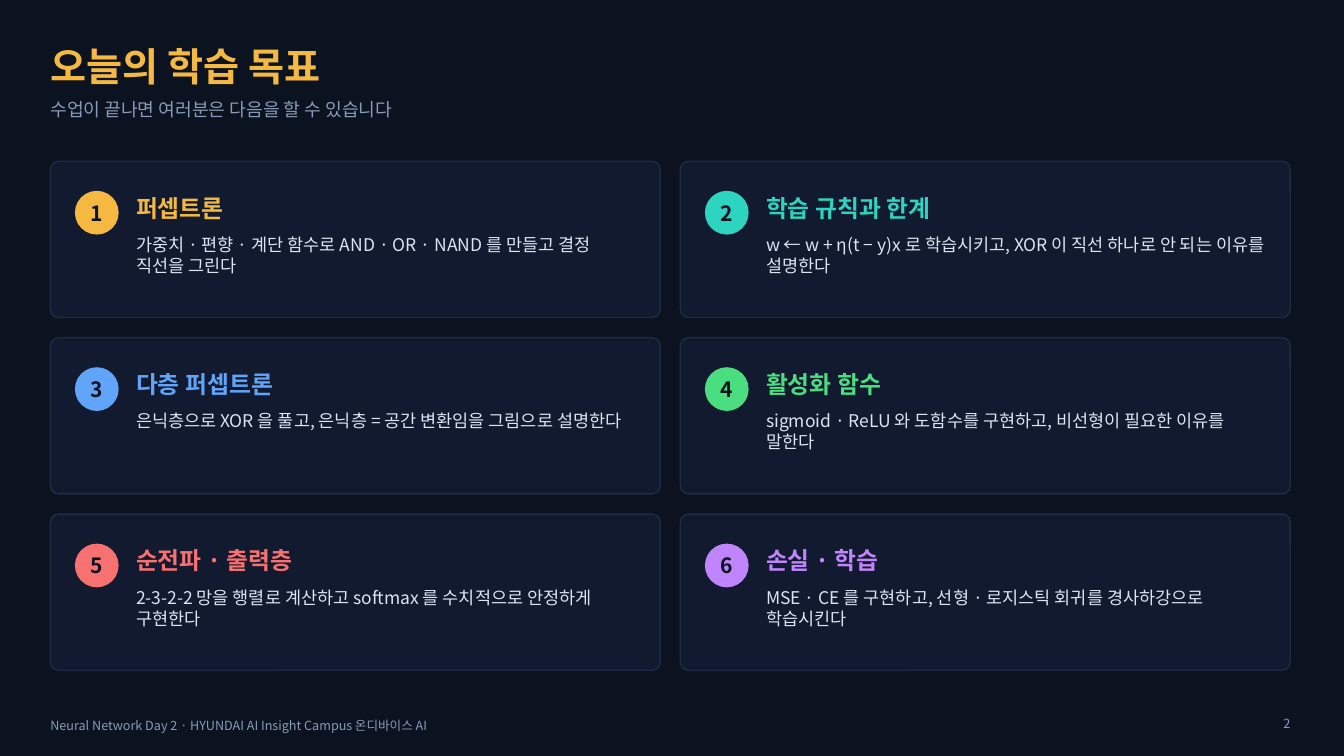
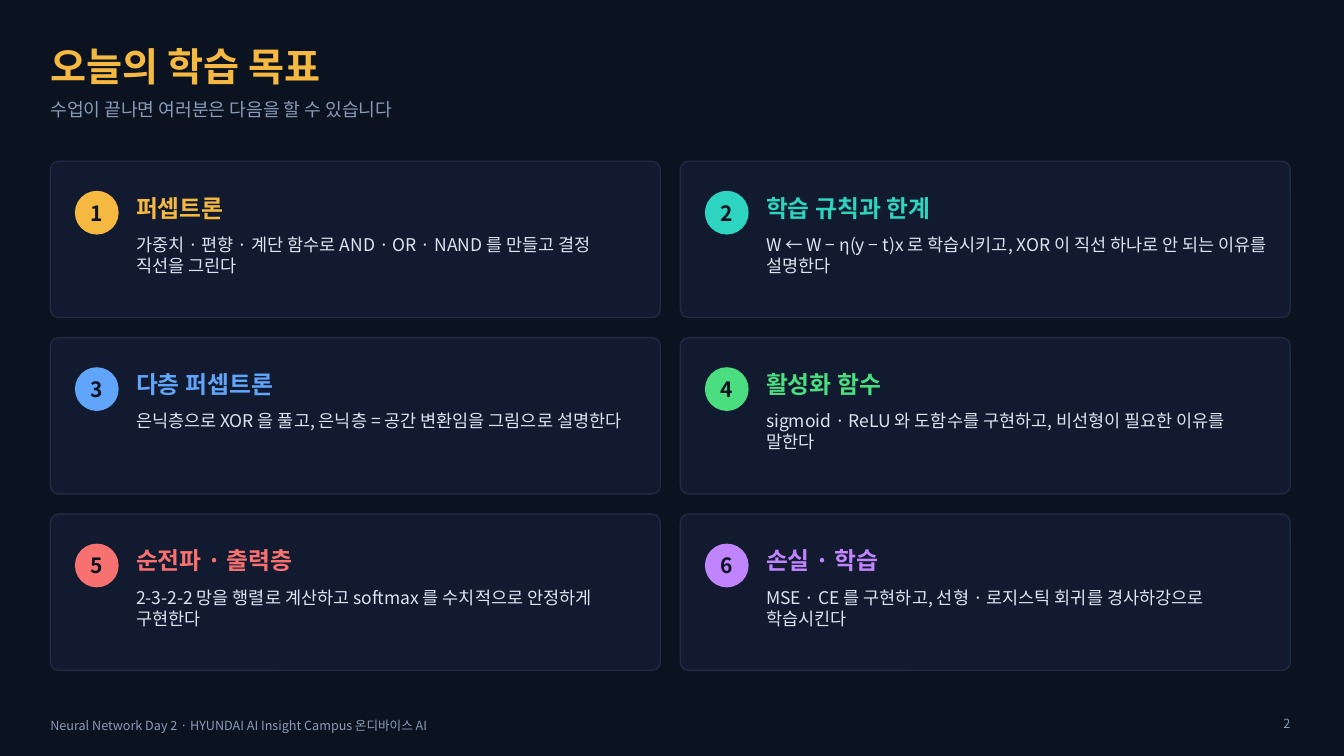
Before and after one commit to imguru-mooc/AI_CAMPUS, a slide deck: slide 2 of NN-day2/NN_Day2.pptx. Drawn at 1344x756 pixels with LibreOffice and Linux fonts; fonts in the diff are those of the drawing. Boxes give left, top, right and bottom in pixels: in the first picture for what was removed or moved away, otherwise in the second. Text is boxed around its words. In the diff, an @@ line names an element or a change of style, - is before the commit and + after.

```diff
--- a/NN-day2/NN_Day2.pptx
+++ b/NN-day2/NN_Day2.pptx
@@ text at [766, 236, 1267, 274]: text changed @@
-w ← w + η(t − y)x 로 학습시키고, XOR 이 직선 하나로 안 되는 이유를 설명한다
+W ← W − η(y − t)x 로 학습시키고, XOR 이 직선 하나로 안 되는 이유를 설명한다
```
Also in this commit, not shown: 6 other slides changed, 4 other files.
